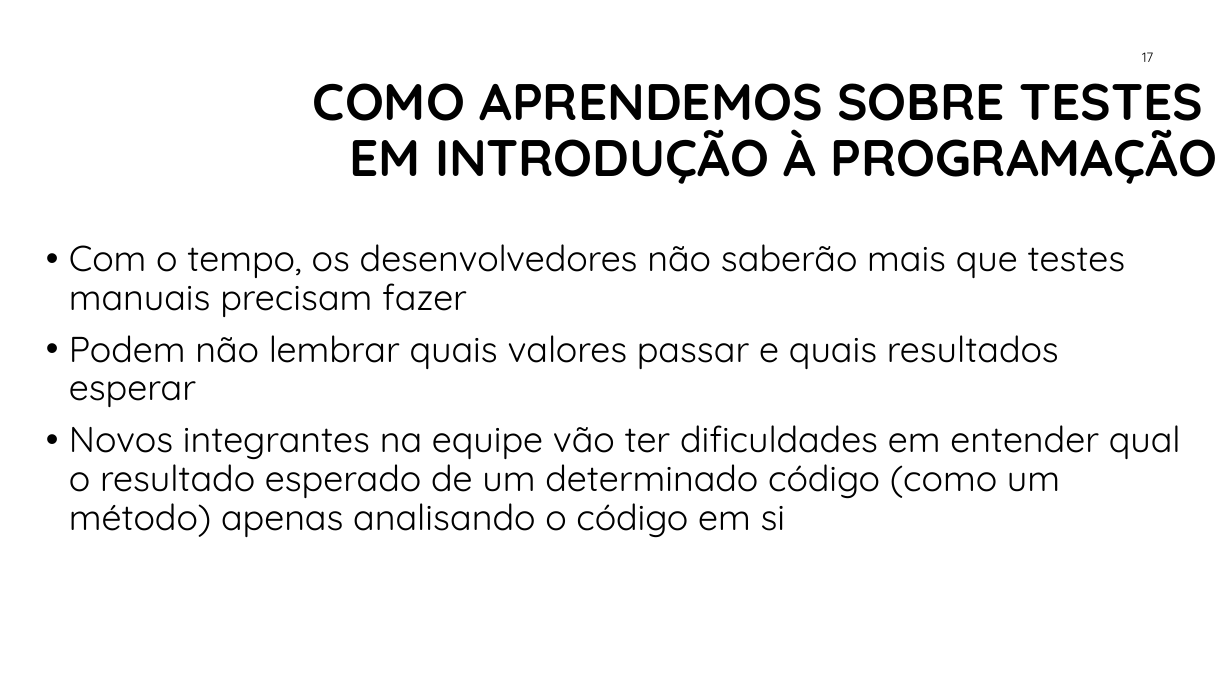
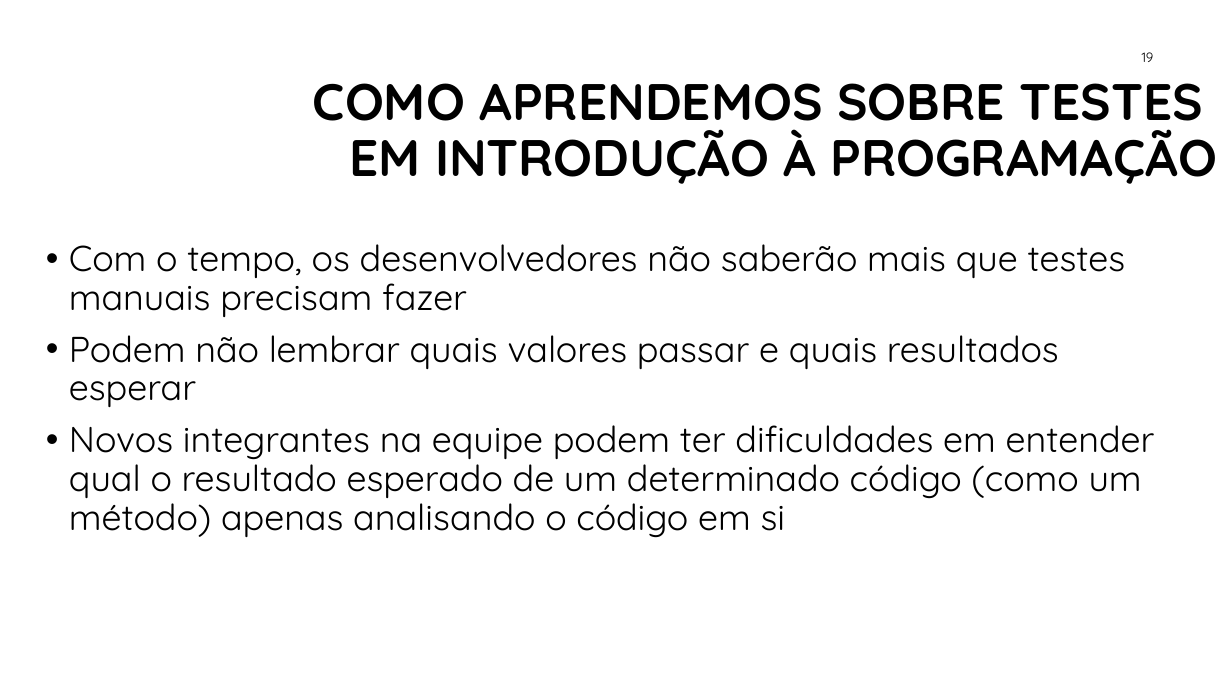
Before and after one commit to iftopalmas/testes-de-software, a slide deck: slide 19 of projects/01-introducao-tdd/tdd.pptx (slide 17 before the commit). Drawn at 1232x693 pixels with LibreOffice and Linux fonts; fonts in the diff are those of the drawing; background and template pictures are left out. Boxes give left, top, right and bottom in pixels: in the first picture for what was removed or moved away, otherwise in the second. Text is boxed around its words. In the diff, an @@ line names an element or a change of style, - is before the commit and + after.

Commit message:
Atualiza slides introdução tdd

```diff
--- a/projects/01-introducao-tdd/tdd.pptx
+++ b/projects/01-introducao-tdd/tdd.pptx
@@ page number at <box>1142,52,1154,62</box>: text changed @@
-17
+19
@@ text at <box>69,425,1155,538</box>: text changed @@
-• Novos integrantes na equipe vão ter dificuldades em entender qual o resultado esperado de um determinado código (como um método) apenas analisando o código em si
+• Novos integrantes na equipe podem ter dificuldades em entender qual o resultado esperado de um determinado código (como um método) apenas analisando o código em si
```
Also in this commit, not shown: 7 other slides changed, 2 slides added, 1 other file.
